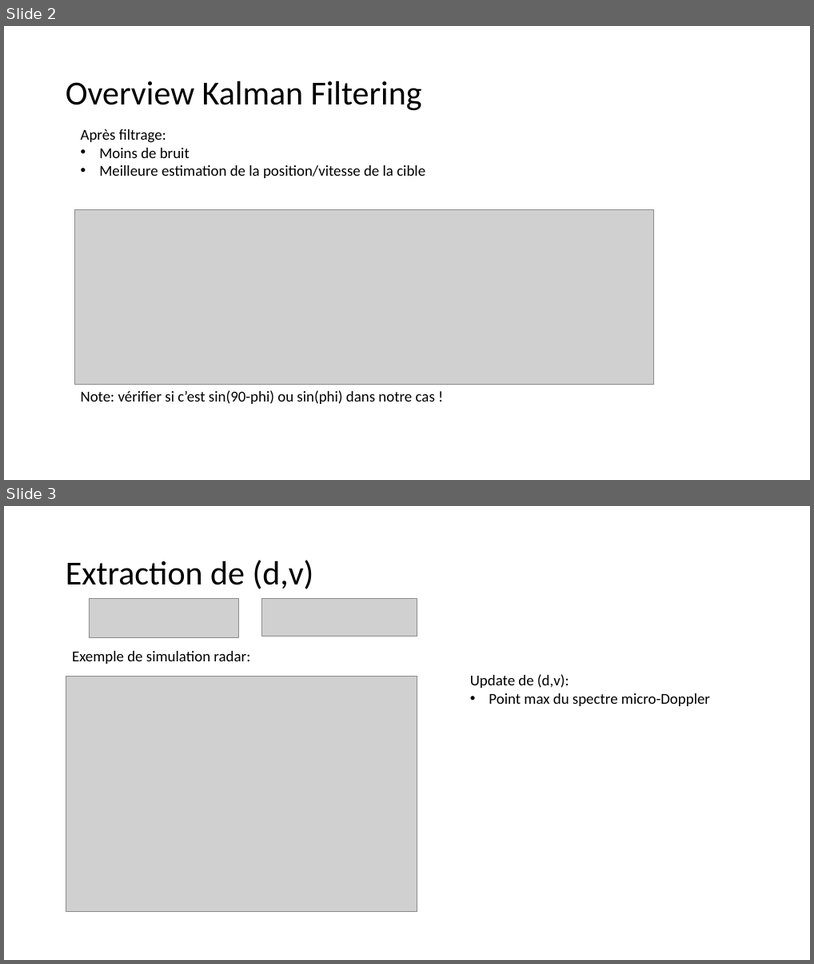
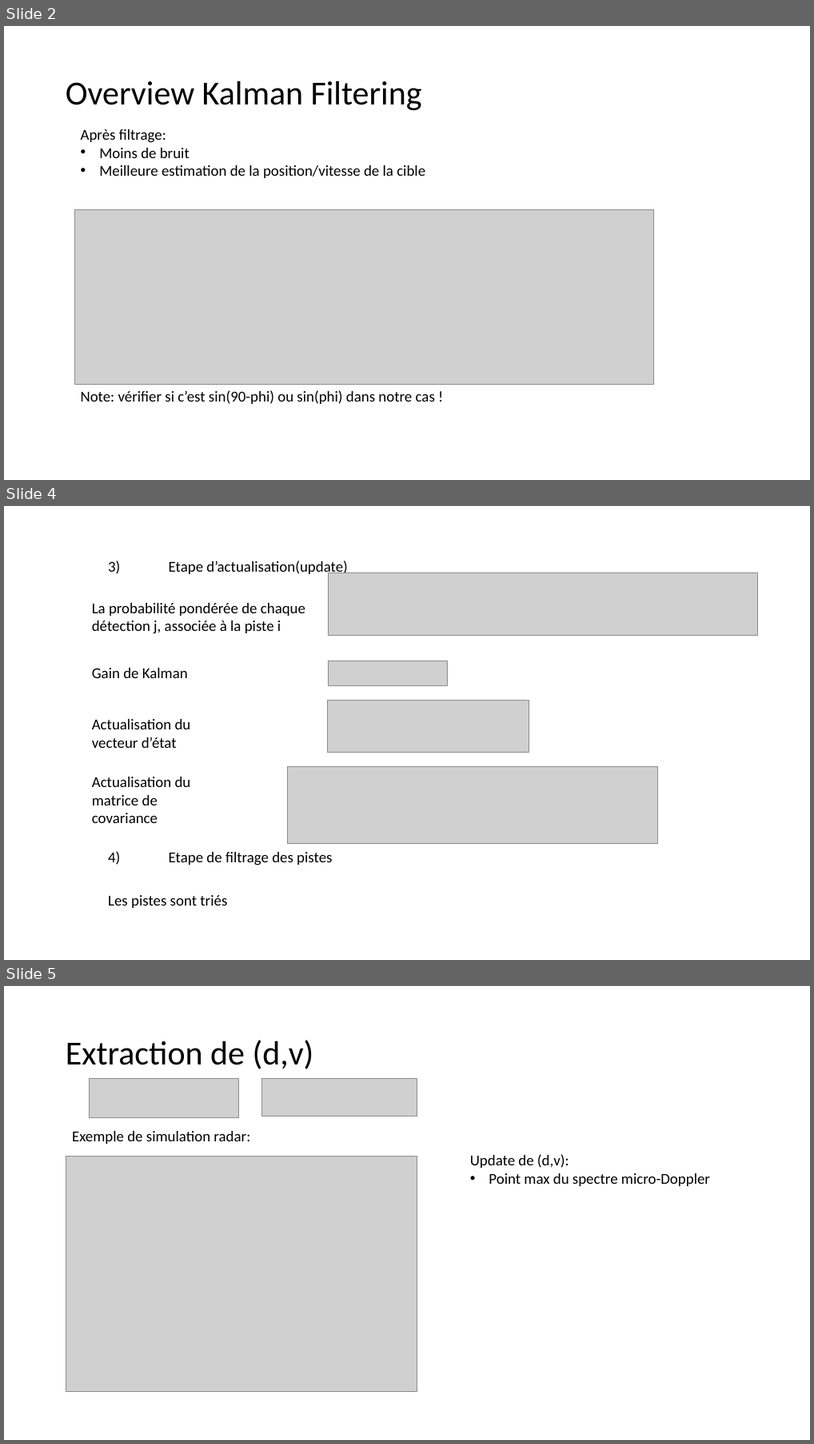
Before and after one commit to grotsartdehe/TFE, a slide deck: Presentation/Kalman_presentation .pptx. Shown one above the other, each under a label of ours: slides 2 and 3 before the commit, slides 2, 4 and 5 after it; the slides between them are not shown. The pictures are 814x964 and 814x1444 pixels, drawn with LibreOffice and Linux fonts; fonts in the diff are those of the drawing; grey boxes stand for pictures. Boxes give left, top, right and bottom in pixels: in the first picture for what was removed or moved away, otherwise in the second. Text is boxed around its words. In the diff, an @@ line names an element or a change of style, - is before the commit and + after.

Commit message:
Update Presentation 4/02

```diff
--- a/Presentation/Kalman_presentation .pptx
+++ b/Presentation/Kalman_presentation .pptx
@@ slide 4 added at <box>4,506,810,960</box>, background #FFFFFF @@
@@ text added at <box>108,560,347,865</box>, 18 pt, text #000000 @@
+3) Etape d’actualisation(update)
+4) Etape de filtrage des pistes
@@ picture added at <box>328,572,758,635</box> @@
@@ text added at <box>92,603,306,634</box>, 18 pt, text #000000 @@
+La probabilité pondérée de chaque détection j, associée à la piste i
@@ text added at <box>92,668,188,678</box>, 18 pt, text #000000 @@
+Gain de Kalman
@@ picture added at <box>328,661,447,686</box> @@
@@ text added at <box>92,719,191,748</box>, 18 pt, text #000000 @@
+Actualisation du vecteur d’état
@@ picture added at <box>328,700,529,752</box> @@
@@ picture added at <box>288,767,658,844</box> @@
@@ text added at <box>92,776,191,823</box>, 18 pt, text #000000 @@
+Actualisation du matrice de covariance
@@ text added at <box>108,895,227,908</box>, 18 pt, text #000000 @@
+Les pistes sont triés
@@ what was slide 3 is now slide 5 @@
```
Also in this commit, not shown: 2 other slides added.
